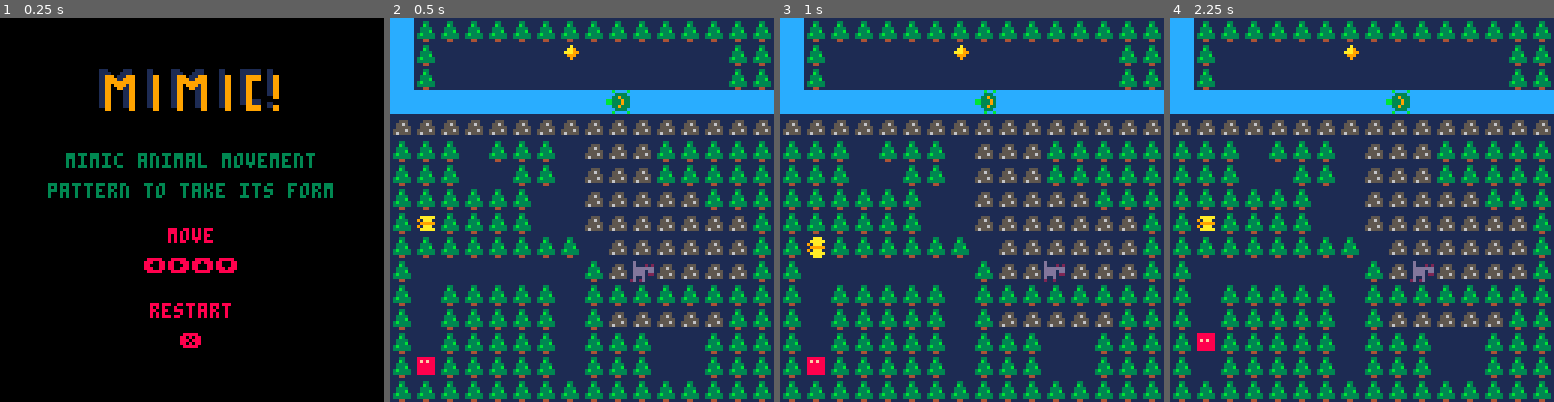
Above: before the commit, frames 1-4 (left to right).
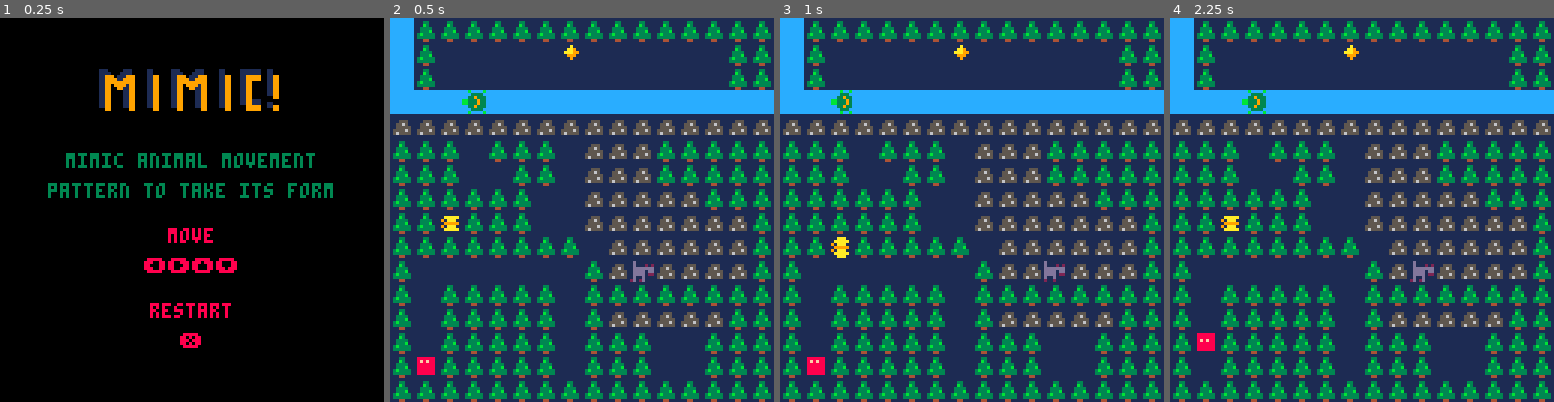
Above: after the commit, the same moments.

Repository: sourencho/mimic
Game: PICO-8 cartridge mimic.p8
Same seed, same stepped clock (60 frames per second), same inputs: the game is played once before the commit and once after it.
Inputs:
- Up to frame 1 (0.25 s): no input
- Up to frame 2 (0.5 s): tap X (X key) at 0.33 s
- Up to frame 3 (1 s): no input
- Up to frame 4 (2.25 s): tap X (X key) at 1.07, 1.85 s; hold Right 1.6-2.1 s; hold Up from 2.15 s (still down)

Frame 1 is identical in both runs. In frame 2, 0.9% of the frame differs, in the area x 7-63%, y 18-57%; in frame 3, 0.8%; in frame 4, 0.9%.

Commit message:
Load level functionality
- Levels can now be loaded using a level number
- In the map editor the levels have an index where i defines the top
left corner of the tile map and i+16 defines the top left corner of the
sprite starting positions
- Each npc now has it's own movement patternt that cannot change from
level to level
- This change doesn't yet implement a second level but that should come
soon

Diff:
--- a/mimic.p8
+++ b/mimic.p8
@@ -15,12 +15,7 @@
 splash_keys_3 = "restart"
 splash_keys_4 = "\151"
 won_text = "★ you win ★"
-
--- sprites
-player_spr = 3
-turtle_spr = 5
-goat_spr = 7
-butter_spr = 23
+level_size = 16
 
 -- tile flags
 tree = 0
@@ -30,30 +25,25 @@
 ground = 4
 tiles = {tree, water, rock, ground}
 
--- start positions
-player_pos = {1, 14}
-turtle_pos = {10, 3}
-goat_pos = {9, 10}
-butter_pos = {1, 7}
-
--- npc patterns
-turtle_pattern = {
-    {-1, 0}, {-1, 0}, {-1, 0},
-    {1, 0}, {1, 0}, {1, 0}}
-goat_pattern = {
-    {1, 0}, {1, 0},
-    {0, -1}, {0, -1},
-    {-1, 0}, {-1, 0},
-    {0, 1}, {0, 1}}
-butter_pattern = {
-    {0, 1}, {0, 1},
-    {0, -1}, {0, -1}}
-
--- npc abilities
-goat_abilities = {rock}
-turtle_abilities={water}
-butter_abilities={tree}
-
+-- actors
+player_spr = 3
+npcs = {
+    {
+        spr_n = 5, -- turtle
+        pattern = {{-1, 0}, {-1, 0}, {-1, 0}, {1, 0}, {1, 0}, {1, 0}},
+        abilities = {water},
+    },
+    {
+        spr_n = 7, -- goat
+        pattern = {{1, 0}, {1, 0}, {0, -1}, {0, -1}, {-1, 0}, {-1, 0}, {0, 1}, {0, 1}},
+        abilities = {rock},
+    },
+    {
+        spr_n = 23, -- butterfly
+        pattern = {{0, 1}, {0, 1}, {0, -1}, {0, -1}},
+        abilities = {tree},
+    },
+}
 
 --sfx
 player_sfx={}
@@ -84,7 +74,7 @@
 end
 
 -->8
--- MAP
+-- GAME LOGIC
 
 function make_actor(x, y, spr_n, pattern, abilities)
     a={}
@@ -190,10 +180,6 @@
     a.dy = 0
 end
 
-function draw_actor(a)
-    spr(a.spr + a.frame, a.x*8, a.y*8, 1, 1, a.flip_x)
-end
-
 function play_player_sfx(action)
     if(action == "move") then
         sfx(player_sfx[action][pl.abilities[1]])
@@ -210,10 +196,19 @@
 function is_player_and_not_stationary(a)
     return is_player(a) and not (newx==a.x and newy==a.y)
 end
+
+function init_actors(l)
+    for n in all(npcs) do
+        local n_pos = find_sprite(l, n.spr_n)
+        make_actor(n_pos[1], n_pos[2], n.spr_n, n.pattern, n.abilities)
+    end
+end
+
 -->8
 --PLAYER
 
-function init_player()
+function init_player(l)
+    local player_pos = find_sprite(l, player_spr)
     pl = make_actor(player_pos[1], player_pos[2], player_spr, {}, player_abilities) -- player
     reset_player_pattern()
 end
@@ -227,19 +222,6 @@
         splash = not splash
         won = false
     end
-end
-
-function find_player(spr_n)
-    for i=0,16 do
-		for j=0,16 do
-			if mget(i,j) == spr_n then
-                -- todo: erase player from map if possible
-                -- or find another solution for agent positions
-                -- maybe a second layer of the map or define in code?
-				return i, j
-			end
-		end
-	end
 end
 
 function reset_player_pattern()
@@ -283,20 +265,69 @@
 end
 
 -->8
+-- LEVEL
+
+-- Given a level number will return the (x,y) position of the sprite
+function find_sprite(l, spr_n)
+    for i=0,level_size do
+		for j=0,level_size do
+			if mget(i+((l+1)*level_size),j) == spr_n then
+				return {i, j}
+			end
+		end
+	end
+end
+
+-->8
+-- DRAW
+
+function draw_splash()
+    cls()
+    map(0,48,0,0,16,16)
+    print(splash_inst_1, hcenter(splash_inst_1), 45, 3)
+    print(splash_inst_2, hcenter(splash_inst_2), 55, 3)
+
+    print(splash_keys_1, hcenter(splash_keys_1), 70, 8)
+    print(splash_keys_2, 48, 80, 8)
+
+    print(splash_keys_3, hcenter(splash_keys_3), 95, 8)
+    print(splash_keys_4, 60, 105, 8)
+end
+
+function draw_won()
+    cls()
+    print(won_text, 38, vcenter(won_text)-30, 9)
+    print(won_text, 38, vcenter(won_text)-20, 10)
+    print(won_text, 38, vcenter(won_text)-10, 11)
+    print(won_text, 38, vcenter(won_text), 12)
+    print(won_text, 38, vcenter(won_text)+10, 13)
+    print(won_text, 38, vcenter(won_text)+20, 14)
+    print(splash_keys_3, hcenter(splash_keys_3), 95, 8)
+    print(splash_keys_4, 60, 105, 8)
+end
+
+function draw_level(l)
+    map(l*level_size, 0, 0, 0, level_size, level_size)
+end
+
+function draw_actor(a)
+    spr(a.spr + a.frame, a.x*8, a.y*8, 1, 1, a.flip_x)
+end
+
+-->8
 -- GAME LOOP
 
-function init()
+function init_level(l)
     restart = false
     tick = 0
     actors = {}
-    init_player()
-    make_actor(turtle_pos[1], turtle_pos[2], turtle_spr, turtle_pattern, turtle_abilities)
-    make_actor(goat_pos[1], goat_pos[2], goat_spr, goat_pattern, goat_abilities)
-    make_actor(butter_pos[1], butter_pos[2], butter_spr, butter_pattern, butter_abilities)
+    level = l
+    init_actors(l)
+    init_player(l)
 end
 
 function _init()
-    init()
+    init_level(0)
 end
 
 function _update()
@@ -305,7 +336,7 @@
         return
     end
     if splash then
-        init()
+        init_level(level)
         return
     end
     foreach(actors, move_actor)
@@ -315,32 +346,86 @@
 
 function _draw()
     if splash then
-        cls()
-        map(16,0,0,0,16,16)
-        print(splash_inst_1, hcenter(splash_inst_1), 45, 3)
-        print(splash_inst_2, hcenter(splash_inst_2), 55, 3)
-
-        print(splash_keys_1, hcenter(splash_keys_1), 70, 8)
-        print(splash_keys_2, 48, 80, 8)
-
-        print(splash_keys_3, hcenter(splash_keys_3), 95, 8)
-        print(splash_keys_4, 60, 105, 8)
+        draw_splash()
     elseif won then
-        cls()
-        print(won_text, 38, vcenter(won_text)-30, 9)
-        print(won_text, 38, vcenter(won_text)-20, 10)
-        print(won_text, 38, vcenter(won_text)-10, 11)
-        print(won_text, 38, vcenter(won_text), 12)
-        print(won_text, 38, vcenter(won_text)+10, 13)
-        print(won_text, 38, vcenter(won_text)+20, 14)
-        print(splash_keys_3, hcenter(splash_keys_3), 95, 8)
-        print(splash_keys_4, 60, 105, 8)
+        draw_won()
     else
         cls()
-        map(0,0,0,0,16,16)
+        draw_level(level)
         foreach(actors, draw_actor)
     end
 end
+…(71 lines of a section not shown)…
 
 
 
@@ -381,19 +466,19 @@
 __map__
 1909090909090909090909090909090900000000000000000000000000000000000000000000000000000000000000000000000000000000000000000000000000000000000000000000000000000000000000000000000000000000000000000000000000000000000000000000000000000000000000000000000000000000
 19090b0b0b0b0b1a0b0b0b0b0b0b090900000000000000000000000000000000000000000000000000000000000000000000000000000000000000000000000000000000000000000000000000000000000000000000000000000000000000000000000000000000000000000000000000000000000000000000000000000000
-19090b0b0b0b0b0b0b0b0b0b0b0b090900000000202124202124222400000000000000000000000000000000000000000000000000000000000000000000000000000000000000000000000000000000000000000000000000000000000000000000000000000000000000000000000000000000000000000000000000000000
-1919191919191919191919191919191900000000303034303134321400000000000000000000000000000000000000000000000000000000000000000000000000000000000000000000000000000000000000000000000000000000000000000000000000000000000000000000000000000000000000000000000000000000
+19090b0b0b0b0b0b0b0b0b0b0b0b090900000000000000000000000000000000000000000000000000000000000000000000000000000000000000000000000000000000000000000000000000000000000000000000000000000000000000000000000000000000000000000000000000000000000000000000000000000000
+1919191919191919191919191919191900000000050000000000000000000000000000000000000000000000000000000000000000000000000000000000000000000000000000000000000000000000000000000000000000000000000000000000000000000000000000000000000000000000000000000000000000000000
 0a0a0a0a0a0a0a0a0a0a0a0a0a0a0a0a00000000000000000000000000000000000000000000000000000000000000000000000000000000000000000000000000000000000000000000000000000000000000000000000000000000000000000000000000000000000000000000000000000000000000000000000000000000
 0909090b0909090b0a0a0a090909090900000000000000000000000000000000000000000000000000000000000000000000000000000000000000000000000000000000000000000000000000000000000000000000000000000000000000000000000000000000000000000000000000000000000000000000000000000000
 0909090b0b09090b0a0a0a090909090900000000000000000000000000000000000000000000000000000000000000000000000000000000000000000000000000000000000000000000000000000000000000000000000000000000000000000000000000000000000000000000000000000000000000000000000000000000
-0909090909090b0b0a0a0a0a0a09090900000000000000000000000000000000000000000000000000000000000000000000000000000000000000000000000000000000000000000000000000000000000000000000000000000000000000000000000000000000000000000000000000000000000000000000000000000000
+0909090909090b0b0a0a0a0a0a09090900001700000000000000000000000000000000000000000000000000000000000000000000000000000000000000000000000000000000000000000000000000000000000000000000000000000000000000000000000000000000000000000000000000000000000000000000000000
 0909090909090b0b0a0a0a0a0a0a0a0900000000000000000000000000000000000000000000000000000000000000000000000000000000000000000000000000000000000000000000000000000000000000000000000000000000000000000000000000000000000000000000000000000000000000000000000000000000
 09090909090909090b0a0a0a0a0a0a0900000000000000000000000000000000000000000000000000000000000000000000000000000000000000000000000000000000000000000000000000000000000000000000000000000000000000000000000000000000000000000000000000000000000000000000000000000000
-090b0b0b0b0b0b0b090a0a0a0a0a0a0900000000000000000000000000000000000000000000000000000000000000000000000000000000000000000000000000000000000000000000000000000000000000000000000000000000000000000000000000000000000000000000000000000000000000000000000000000000
+090b0b0b0b0b0b0b090a0a0a0a0a0a0900000000000000000007000000000000000000000000000000000000000000000000000000000000000000000000000000000000000000000000000000000000000000000000000000000000000000000000000000000000000000000000000000000000000000000000000000000000
 090b09090909090b090909090909090900000000000000000000000000000000000000000000000000000000000000000000000000000000000000000000000000000000000000000000000000000000000000000000000000000000000000000000000000000000000000000000000000000000000000000000000000000000
 090b09090909090b090a0a0a0a0a090900000000000000000000000000000000000000000000000000000000000000000000000000000000000000000000000000000000000000000000000000000000000000000000000000000000000000000000000000000000000000000000000000000000000000000000000000000000
 090b09090909090b0909090b0b09090900000000000000000000000000000000000000000000000000000000000000000000000000000000000000000000000000000000000000000000000000000000000000000000000000000000000000000000000000000000000000000000000000000000000000000000000000000000
-090b09090909090b0909090b0b09090900000000000000000000000000000000000000000000000000000000000000000000000000000000000000000000000000000000000000000000000000000000000000000000000000000000000000000000000000000000000000000000000000000000000000000000000000000000
+090b09090909090b0909090b0b09090900030000000000000000000000000000000000000000000000000000000000000000000000000000000000000000000000000000000000000000000000000000000000000000000000000000000000000000000000000000000000000000000000000000000000000000000000000000
 0909090909090909090909090909090900000000000000000000000000000000000000000000000000000000000000000000000000000000000000000000000000000000000000000000000000000000000000000000000000000000000000000000000000000000000000000000000000000000000000000000000000000000
 
 
Not shown, changed: 71 lines of the sprite sheet (__gfx__) section of mimic.p8
